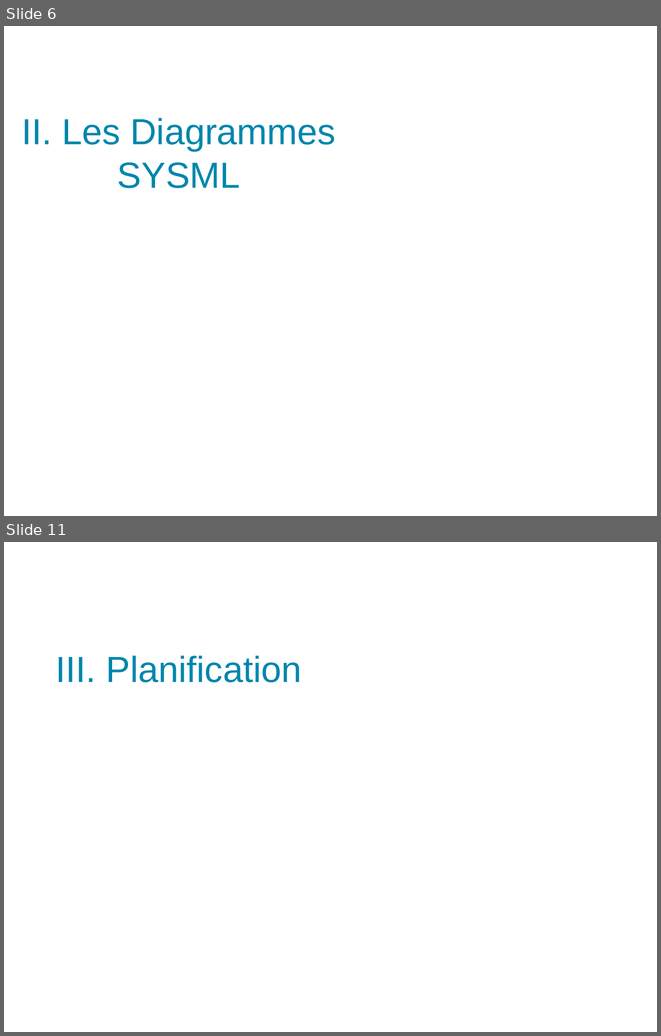
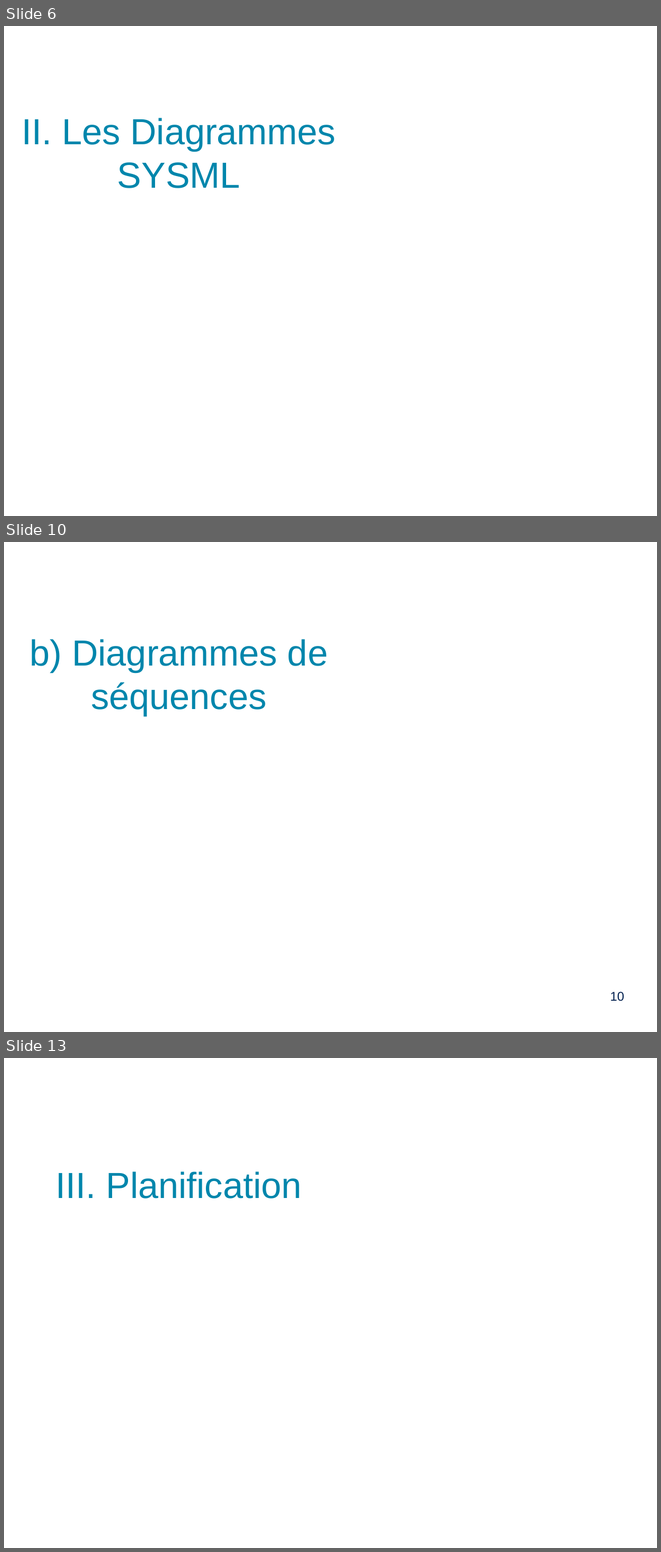
Before and after one commit to PinaudLucas/Projet, a slide deck: Lucas/Revue_1.odp. Shown one above the other, each under a label of ours: slides 6 and 11 before the commit, slides 6, 10 and 13 after it; the slides between them are not shown. The pictures are 661x1036 and 661x1552 pixels, drawn with LibreOffice and Linux fonts; fonts in the diff are those of the drawing; background and template pictures are left out. Boxes give left, top, right and bottom in pixels: in the first picture for what was removed or moved away, otherwise in the second. Text is boxed around its words. In the diff, an @@ line names an element or a change of style, - is before the commit and + after.

```diff
--- a/Lucas/Revue_1.odp
+++ b/Lucas/Revue_1.odp
@@ slide 10 added at [4,542,657,1032], background picture (left out) @@
@@ title added at [30,639,328,715], 40 pt, text #0086AC @@
+b) Diagrammes de séquences
@@ page number added at [610,991,625,1001], 14 pt, text #00204F @@
+10
@@ what was slide 11 is now slide 13 @@
```
Also in this commit, not shown: 9 slides changed, 1 other slide added, 1 other file.
